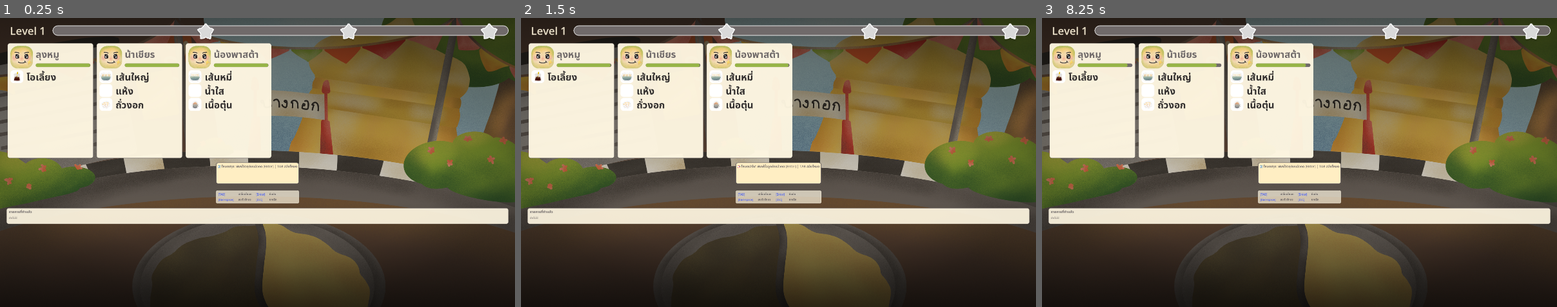
Above: before the commit, frames 1-3 (left to right).
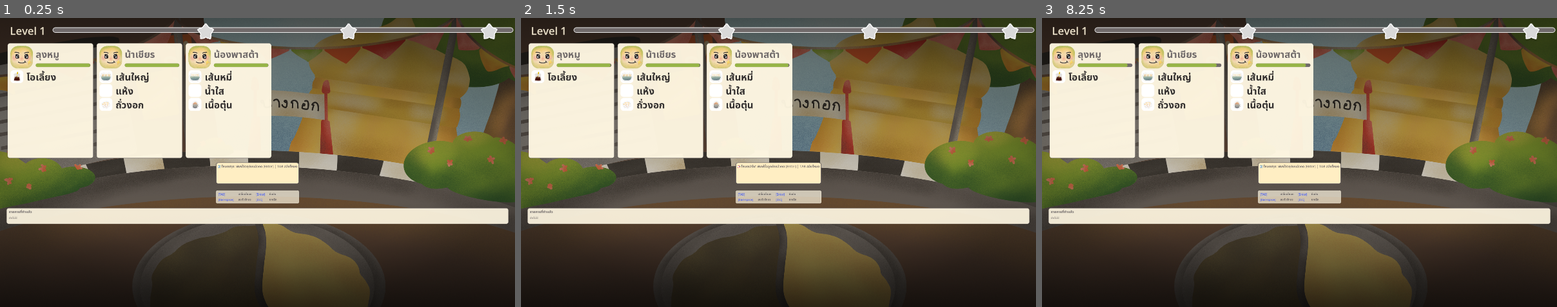
Above: after the commit, the same moments.

Repository: pcpaugust/video-game
Game: Godot game, scene res://scenes/main/Cooking.tscn
Same seed, same stepped clock (60 frames per second), same inputs: the game is played once before the commit and once after it.
Inputs:
- Up to frame 1 (0.25 s): no input
- Up to frame 2 (1.5 s): tap Enter at 0.5, 0.6 s; tap Space at 1.25 s; tap Tab at 1.35 s
- Up to frame 3 (8.25 s): tap Enter at 2, 2.85, 3.5, 5.1, 7.35 s; tap Backspace at 2.1, 4.35, 6.6 s; tap Space at 2.75, 5 s; tap Tab at 3.6, 5.85, 8.1 s

The runs differ from the first frame. In frame 1, 2.0% of the frame differs, in the area x 10-100%, y 2-7%; in frame 2, 2.0%; in frame 3, 2.0%.

Commit message:
fix: level bar

Diff:
--- a/scenes/ui/LevelBar.tscn
+++ b/scenes/ui/LevelBar.tscn
@@ -53,12 +53,15 @@
 size_flags_horizontal = 3
 
 [node name="ProgressBar" type="ProgressBar" parent="BarWrap" unique_id=767615644]
+custom_minimum_size = Vector2(0, 20)
 layout_mode = 1
-anchors_preset = 15
+anchors_preset = 14
+anchor_top = 0.5
 anchor_right = 1.0
-anchor_bottom = 1.0
-offset_top = 8.0
-offset_bottom = -4.0
+anchor_bottom = 0.5
+offset_top = -10.0
+offset_right = 18.0
+offset_bottom = 10.0
 grow_horizontal = 2
 grow_vertical = 2
 theme_override_styles/background = SubResource("StyleBoxFlat_bar_bg")
